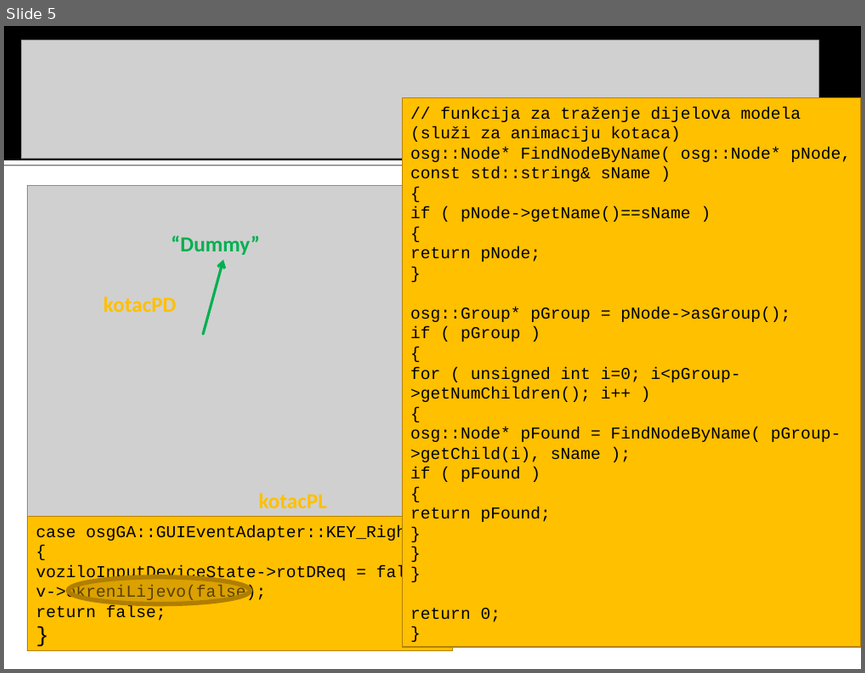
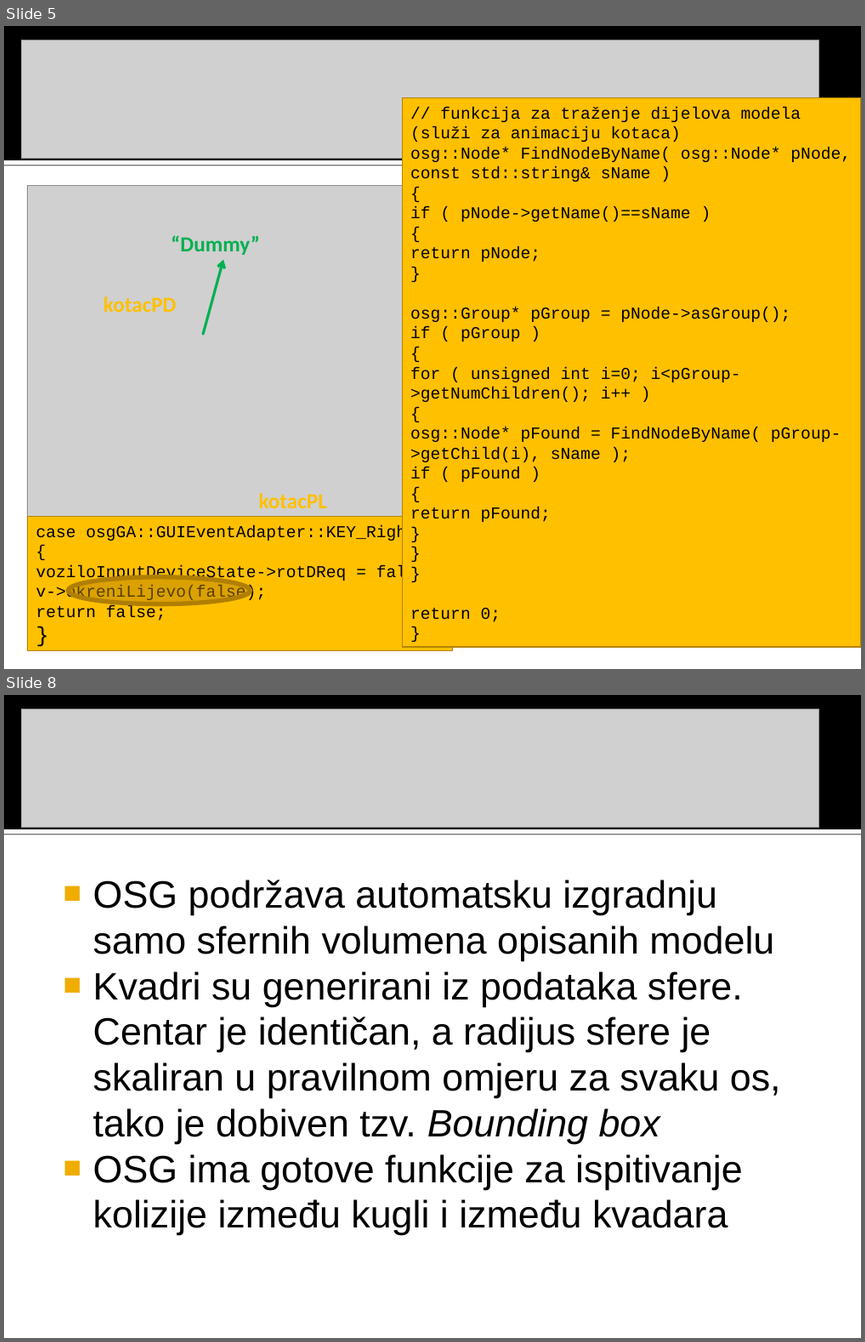
Before and after one commit to MarioVolarevic/projekt-irg-2011, a slide deck: Prezentacija/FERmula 1.ppt. Shown one above the other, each under a label of ours: slide 5 before the commit, slides 5 and 8 after it; the slides between them are not shown. The pictures are 865x673 and 865x1342 pixels, drawn with LibreOffice and Linux fonts; fonts in the diff are those of the drawing; grey boxes stand for pictures. Boxes give left, top, right and bottom in pixels: in the first picture for what was removed or moved away, otherwise in the second. Text is boxed around its words. In the diff, an @@ line names an element or a change of style, - is before the commit and + after.

```diff
--- a/Prezentacija/FERmula 1.ppt
+++ b/Prezentacija/FERmula 1.ppt
@@ slide 8 added at [4,695,861,1338], background #FFFFFF; not listed: 2 template elements that a slide beside it also shows @@
@@ picture added at [22,709,819,827] @@
@@ text added at [93,879,781,1235], 32 pt, text #000000 @@
+■ OSG podržava automatsku izgradnju samo sfernih volumena opisanih modelu
+■ Kvadri su generirani iz podataka sfere. Centar je identičan, a radijus sfere je skaliran u pravilnom omjeru za svaku os, tako je dobiven tzv. Bounding box
+■ OSG ima gotove funkcije za ispitivanje kolizije između kugli i između kvadara
```
Also in this commit, not shown: 2 other slides added, 1 other file.
